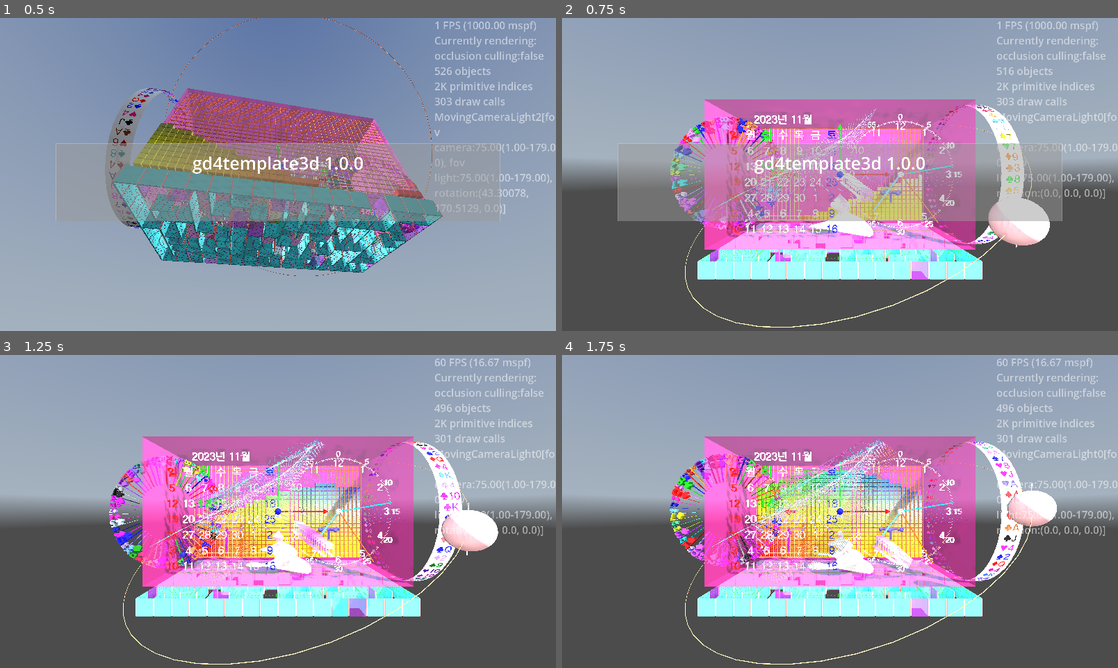
Above: before the commit, frames 1-4 (two rows, left to right).
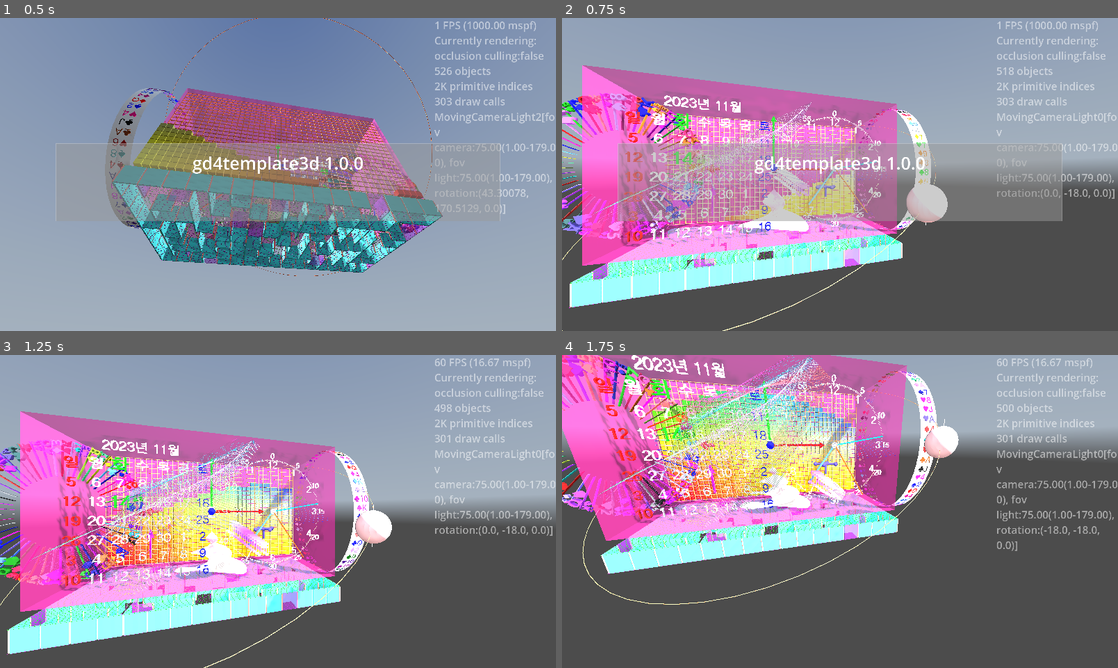
Above: after the commit, the same moments.

Repository: kasworld/gd4template3d
Game: Godot game, scene res://main.tscn
The game is run twice, just before and just after one commit, with the same random seed, the same clock (stepped at 60 frames per second) and the same inputs. A sky picture missing from this copy of the repository is replaced by a grey-blue gradient.
Inputs (mouse positions are in pixels of both pictures, inside the frame that each line leads up to):
- Up to frame 1 (0.5 s): no input
- Up to frame 2 (0.75 s): tap Enter at 0.5 s; move the mouse to (962, 158) at 0.52 s; hold Right from 0.53 s (still down); tap Q at 0.6 s; click (962, 158) at 0.67 s
- Up to frame 3 (1.25 s): keep holding Right; tap E at 0.8 s
- Up to frame 4 (1.75 s): move the mouse to (728, 527) at 1.27 s; release Right at 1.28 s; hold Down from 1.28 s (still down); tap E at 1.35 s; tap Q at 1.55 s

Frame 1 is identical in both runs. In frame 2, 42% of the frame differs, in the area x 0-100%, y 15-100%; in frame 3, 44%; in frame 4, 61%, in the area x 0-100%, y 0-99%.

Commit message:
add fly_node3d

Diff:
--- a/main.gd
+++ b/main.gd
@@ -320,8 +320,42 @@
 		var fn = key2fn.get(event.keycode)
 		if fn != null:
 			fn.call()
+		var fi = key4fly.get(event.keycode)
+		if fi != null:
+			fly_node3d($FixedCameraLight, fi)
+
 	elif event is InputEventMouseButton and event.is_pressed():
 		pass
 
 func _on_button_esc_pressed() -> void:
 	get_tree().quit()
+
+# for free fly camera
+var key4fly = {
+	KEY_UP: ["rotation", "x", PI/10],
+	KEY_DOWN: ["rotation", "x", -PI/10],
+	KEY_LEFT: ["rotation", "y", PI/10],
+	KEY_RIGHT: ["rotation", "y", -PI/10],
+	KEY_A: ["position", "x", -1],
+	KEY_D: ["position", "x", 1],
+	KEY_W: ["position", "z", -1],
+	KEY_S: ["position", "z", 1],
+	KEY_Q: ["position", "y", -1],
+	KEY_E: ["position", "y", 1],
+}
+
+# flyinfo : [node3d field, axis, amount]
+func fly_node3d(nd :Node3D, flyinfo :Array) -> void:
+	var field :String = flyinfo[0]
+	var axis :int = {
+		"x" :0,
+		"y" :1,
+		"z" :2,
+	} [flyinfo[1]]
+	match field:
+		"position":
+			nd.position[axis] += flyinfo[2]
+		"rotation":
+			nd.rotation[axis] += flyinfo[2]
+		"scale":
+			nd.scale[axis] += flyinfo[2]
